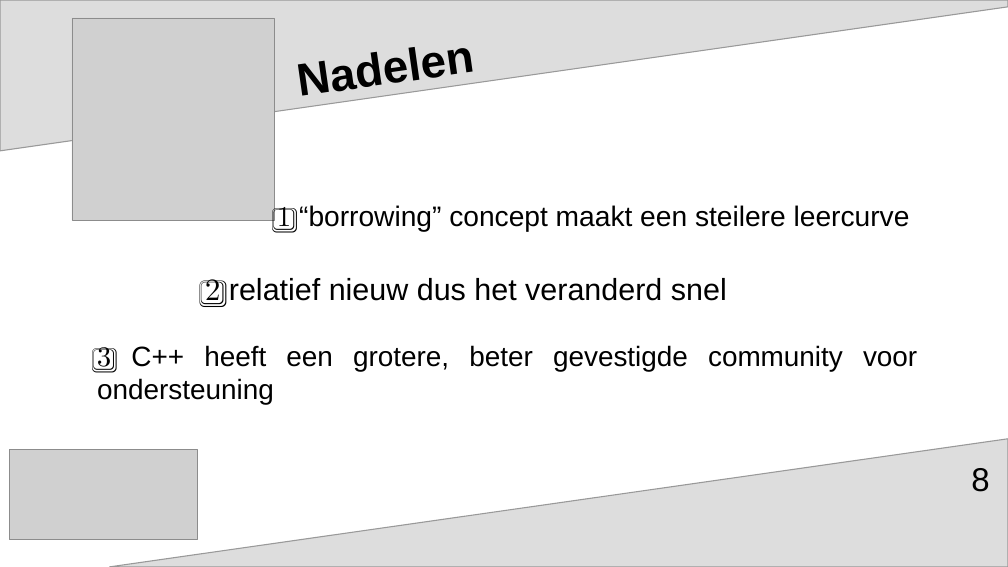
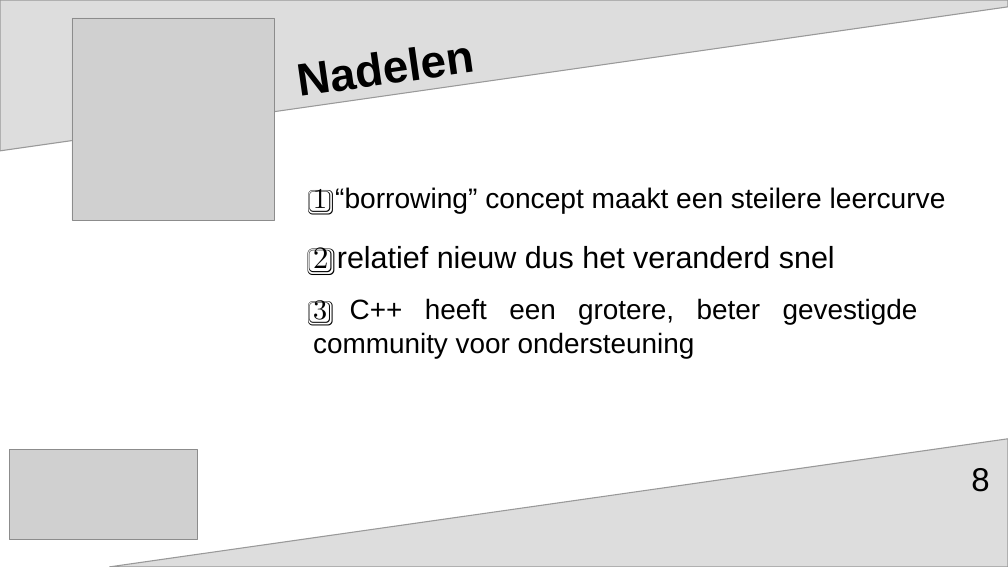
Before and after one commit to aventinesolutions/awsvsgcp-channel, a slide deck: slide 8 of ep002-Rust_in_Cloud_Native/ep002-Rust_in_Cloud_Native.odp. Drawn at 1008x567 pixels with LibreOffice and Linux fonts; fonts in the diff are those of the drawing; grey boxes stand for pictures. Boxes give left, top, right and bottom in pixels: in the first picture for what was removed or moved away, otherwise in the second. Text is boxed around its words. In the diff, an @@ line names an element or a change of style, - is before the commit and + after.

```diff
--- a/ep002-Rust_in_Cloud_Native/ep002-Rust_in_Cloud_Native.odp
+++ b/ep002-Rust_in_Cloud_Native/ep002-Rust_in_Cloud_Native.odp
@@ text "1️⃣ “borrowing” concept maakt een ...": place and size @@
-text "1️⃣ “borrowing” concept maakt een ..." at [277,205,910,233]
+text "1️⃣ “borrowing” concept maakt een ..." at [313,187,946,215]
@@ text "2️⃣ relatief nieuw dus het ...": place and size @@
-text "2️⃣ relatief nieuw dus het ..." at [205,278,727,307]
+text "2️⃣ relatief nieuw dus het ..." at [313,246,835,275]
@@ text "3️⃣ C++ heeft een grotere, ..." rewrapped from [97,345,917,405] to [313,298,918,358] @@
```
Also in this commit, not shown: 5 other slides changed, 1 slide added, 1 slide removed, 8 other files.
